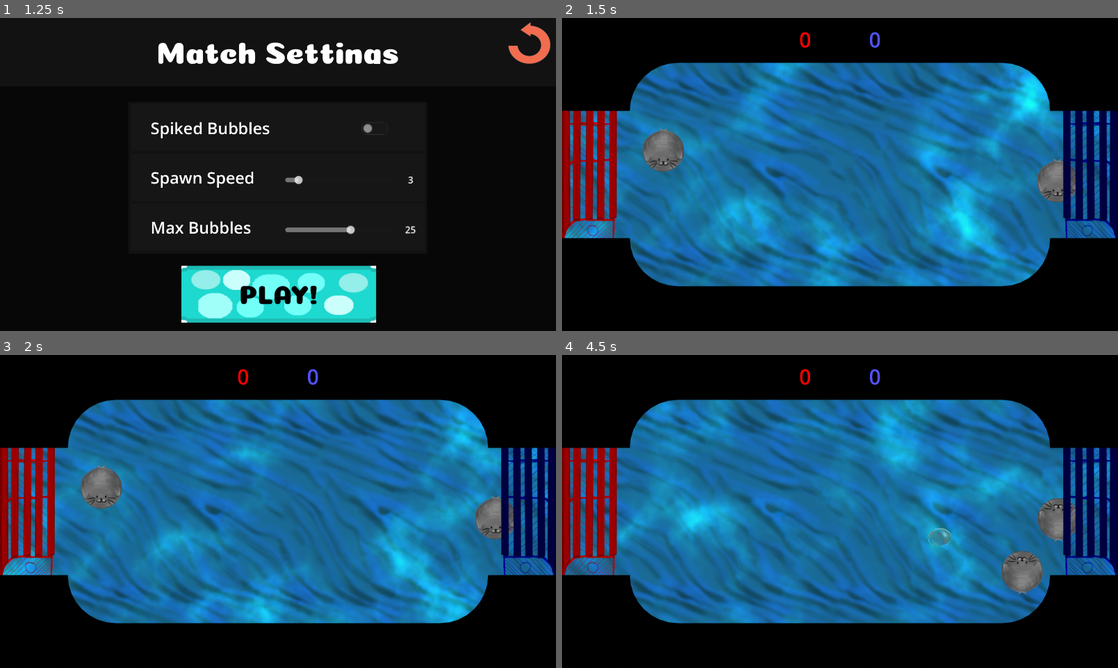
Above: before the commit, frames 1-4 (two rows, left to right).
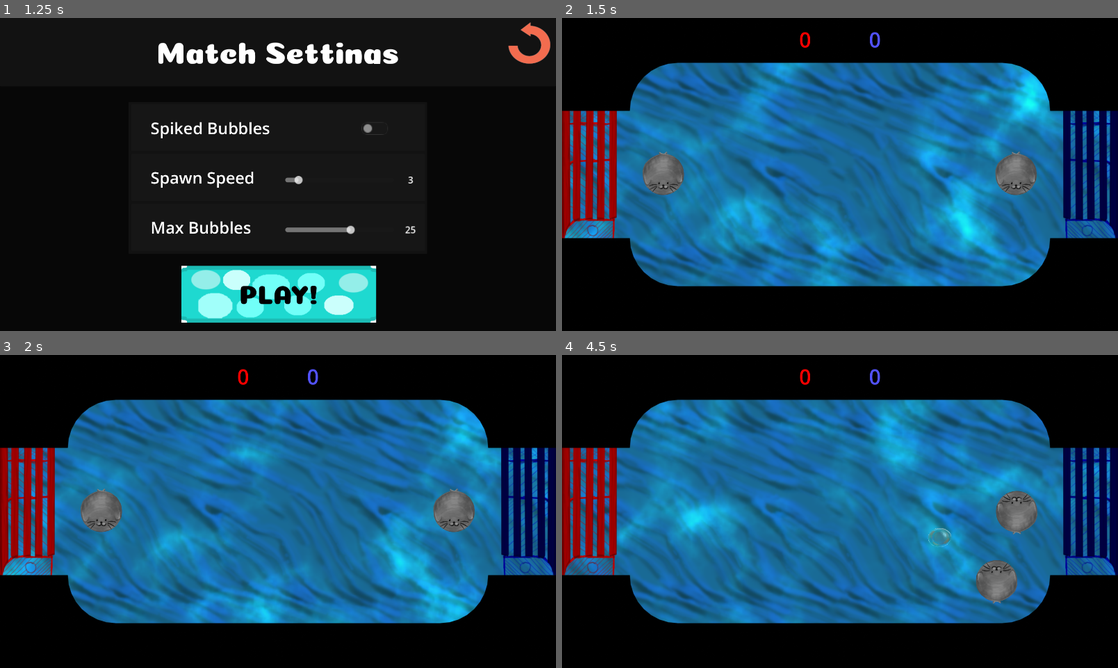
Above: after the commit, the same moments.

Repository: corpusCallosotomy/BubbleBowl
Game: Godot game, scene res://scenes/screens/menus/TitleScreen.tscn
Two runs of this game, one before a commit and one after it. Both use one fixed random seed, a clock stepped at 60 frames per second and the inputs below. The engine's default icon, where the game draws it, is replaced by a stand-in: a white triangle on a blue panel in a dark square.
Inputs:
- Up to frame 1 (1.25 s): click "Play" at 0.5 s
- Up to frame 2 (1.5 s): click "PLAY!" at 1.25 s
- Up to frame 3 (2 s): no input
- Up to frame 4 (4.5 s): hold D (P1_right) 2.03-2.78 s; tap one key every 0.75 s from 2.1 s: Down (P2_down) Left (P2_left) Right (P2_right) Up (P2_up); hold S (P1_down) 2.78-3.53 s; hold D (P1_right) 3.53-4.28 s; hold W (P1_up) from 4.28 s (still down)

Frame 1 is identical in both runs. In frame 2, 2.6% of the frame differs, in the area x 14-93%, y 35-59%; in frame 3, 2.6%; in frame 4, 2.7%, in the area x 74-93%, y 43-80%.

Commit message:
centered guys

Diff:
--- a/scenes/screens/arena/arena.tscn
+++ b/scenes/screens/arena/arena.tscn
@@ -60,10 +60,10 @@
 current = true
 
 [node name="Player" parent="." instance=ExtResource("1_etxjp")]
-position = Vector2(351, 459)
+position = Vector2(351, 540)
 
 [node name="Player2" parent="." instance=ExtResource("1_etxjp")]
-position = Vector2(1713, 565)
+position = Vector2(1569, 540)
 isPlayer1 = false
 
 [node name="Goal" parent="." instance=ExtResource("2_v7y4l")]
Not shown: 1 places in scenes/screens/arena/arena.tscn that only renumber resources
